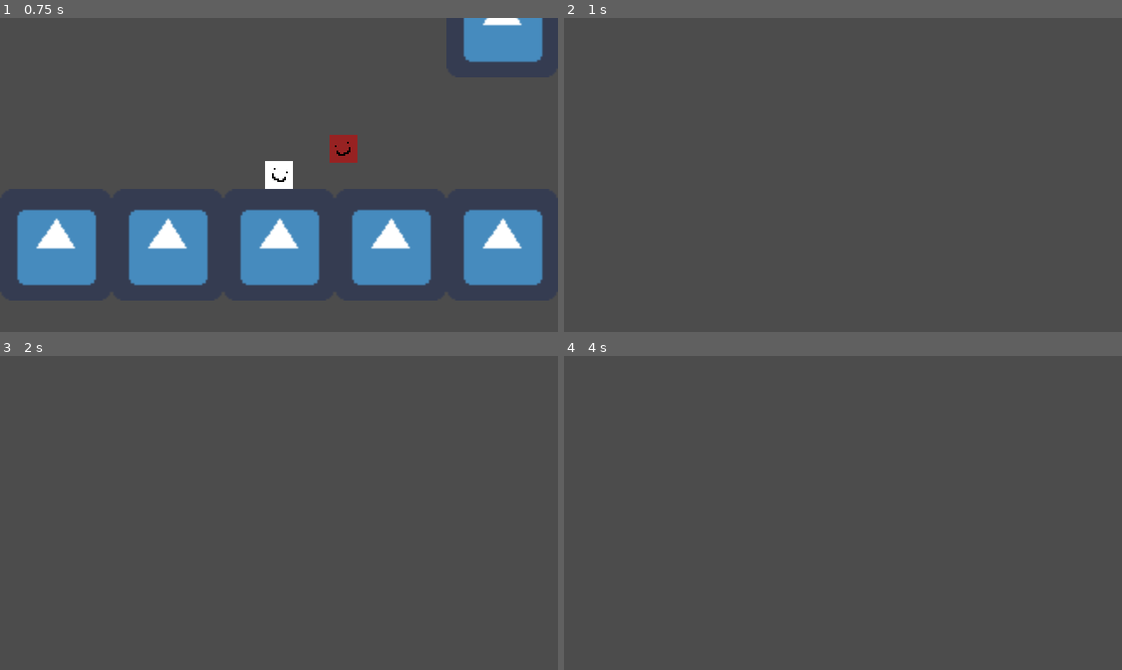
Above: before the commit, frames 1-4 (two rows, left to right).
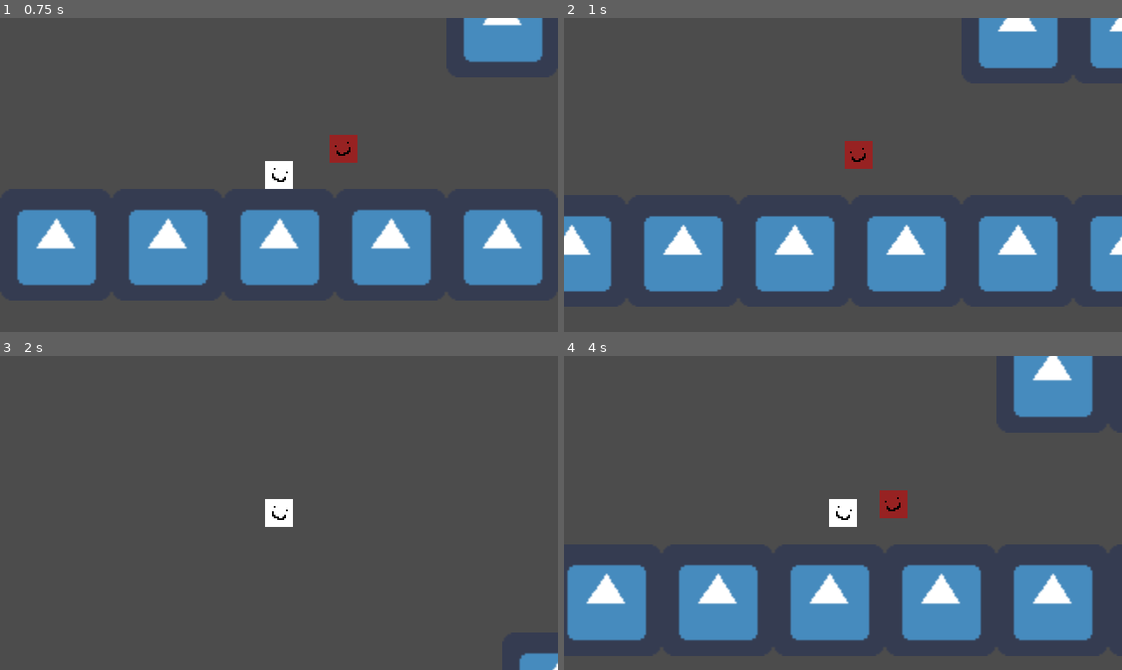
Above: after the commit, the same moments.

Repository: diego-escalante/GO2022-Stomper
Game: Godot game, scene res://Main.tscn
Two runs of this game, one before a commit and one after it. Both use one fixed random seed, a clock stepped at 60 frames per second and the inputs below. The engine's default icon, where the game draws it, is replaced by a stand-in: a white triangle on a blue panel in a dark square.
Inputs:
- Up to frame 1 (0.75 s): hold D (run_right) from 0.53 s (still down); tap Shift (dash) at 0.6 s
- Up to frame 2 (1 s): keep holding D (run_right); tap Space (jump) at 0.77 s
- Up to frame 3 (2 s): keep holding D (run_right); tap Enter at 1.25 s; tap S (drop) at 1.35 s; tap Space (jump) at 1.52 s
- Up to frame 4 (4 s): release D (run_right) at 2.03 s; hold A (run_left) 2.03-2.78 s; tap Shift (dash) at 2.1, 3.6 s; hold D (run_right) from 2.78 s (still down); tap S (drop) at 2.85 s; tap Space (jump) at 3.02, 3.77 s

Frame 1 is identical in both runs. In frame 2, 21% of the frame differs, in the area x 0-100%, y 0-88%; in frame 3, 0.8%; in frame 4, 21%, in the area x 0-95%, y 0-91%.

Commit message:
Add level resetting

Diff:
--- /dev/null
+++ b/Common/Events.gd
@@ -0,0 +1,3 @@
+extends Node
+
+signal player_died
--- /dev/null
+++ b/Common/LevelManager.gd
@@ -0,0 +1,13 @@
+extends Node
+
+export var player_death_to_restart_level_deplay := 1.0
+
+func _ready():
+	Events.connect("player_died", self, "_on_player_died")
+
+func _on_player_died():
+	yield(get_tree().create_timer(player_death_to_restart_level_deplay), "timeout")
+	_restart_level()
+
+func _restart_level():
+	get_tree().reload_current_scene()
--- /dev/null
+++ b/Common/LevelManager.tscn
@@ -0,0 +1,6 @@
+[gd_scene load_steps=2 format=2]
+
+[ext_resource path="res://Common/LevelManager.gd" type="Script" id=1]
+
+[node name="LevelManager" type="Node"]
+script = ExtResource( 1 )
--- a/Main.tscn
+++ b/Main.tscn
@@ -13,8 +13,14 @@
 [node name="Enemy" parent="." instance=ExtResource( 1 )]
 position = Vector2( 581, 361 )
 
+[node name="Camera2D" type="Camera2D" parent="."]
+position = Vector2( 500, 172 )
+current = true
+
 [node name="Player" parent="." instance=ExtResource( 3 )]
 position = Vector2( 500, 172 )
 
-[node name="Camera2D" type="Camera2D" parent="Player"]
-current = true
+[node name="RemoteTransform2D" type="RemoteTransform2D" parent="Player"]
+remote_path = NodePath("../../Camera2D")
+update_rotation = false
+update_scale = false
--- a/Player/Player.gd
+++ b/Player/Player.gd
@@ -168,4 +168,5 @@
 
 
 func player_die() -> void:
+	Events.emit_signal("player_died")
 	queue_free()
--- a/project.godot
+++ b/project.godot
@@ -35,6 +35,11 @@
 config/name="GO2022-Stomper"
 run/main_scene="res://Main.tscn"
 config/icon="res://icon.png"
+
+[autoload]
+
+Events="*res://Common/Events.gd"
+LevelManager="*res://Common/LevelManager.tscn"
 
 [display]
 
